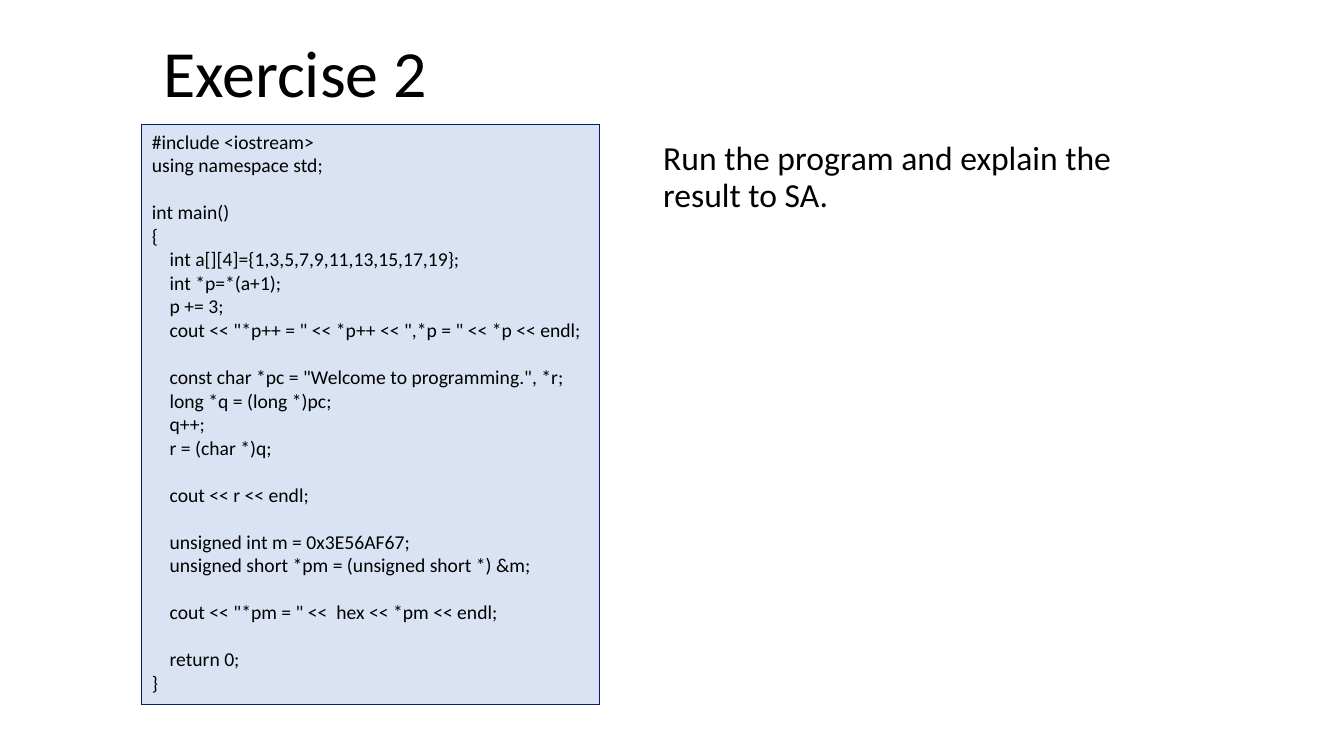
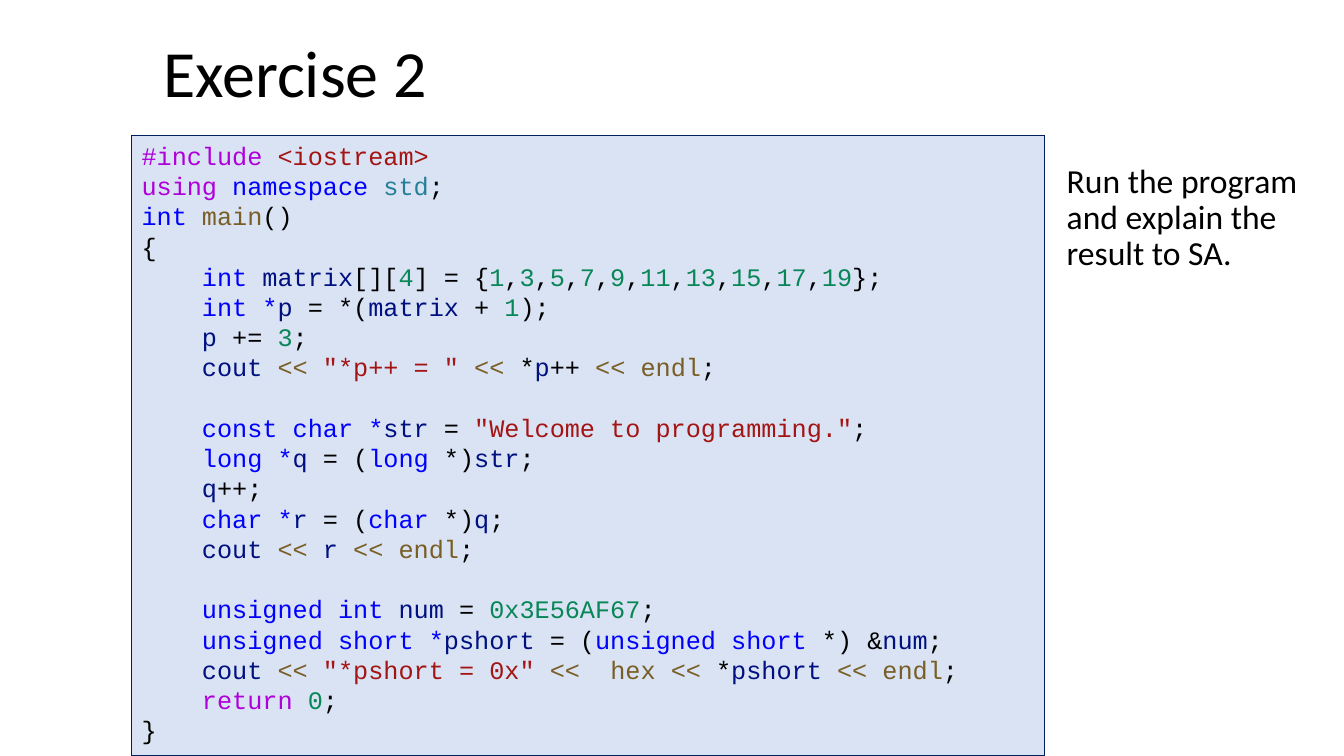
Before and after one commit to ShiqiYu/CPP, a slide deck: slide 17 of week05/Lab05.pptx. Drawn at 1344x756 pixels with LibreOffice and Linux fonts; fonts in the diff are those of the drawing; background and template pictures are left out. Boxes give left, top, right and bottom in pixels: in the first picture for what was removed or moved away, otherwise in the second. Text is boxed around its words. In the diff, an @@ line names an element or a change of style, - is before the commit and + after.

```diff
--- a/week05/Lab05.pptx
+++ b/week05/Lab05.pptx
@@ rectangle "#include <iostream>": place and size @@
-rectangle "#include <iostream>" at (142, 125, 600, 706)
+rectangle "#include <iostream>" at (132, 135, 1046, 756)
@@ text in rectangle at (142, 146, 475, 714): size 14 to 18 pt, font Calibri to Courier New in "#include <iostream>", "using namespace std;", "int main()", "{" and 5 more places; text colour #000000 to #AF00DB in "#include", "using", "return"; text colour #000000 to #A31515 in "<iostream>"; text colour #000000 to #0000FF in "namespace", "int"; text colour #000000 to #267F99 in "std;"; text colour #000000 to #795E26 in "main()", "<< << endl;"; text colour #000000 to #001080 in "p", "q++;", "cout r"; text colour #000000 to #098658 in "3;", "0;" @@
@@ text "Run the program and explain ..." rewrapped from (663, 146, 1111, 208) to (1067, 169, 1297, 266) @@
@@ text in rectangle at (202, 267, 882, 322): text changed; size 14 to 18 pt; font Calibri to Courier New @@
-int a[][4]={1,3,5,7,9,11,13,15,17,19};
-int *p=*(a+1);
+int matrix[][4] = {1,3,5,7,9,11,13,15,17,19};
+int *p = *(matrix + 1);
@@ text in rectangle at (202, 358, 868, 473): text changed; size 14 to 18 pt; font Calibri to Courier New; text colour #000000 to #A31515 @@
-cout << "*p++ = " << *p++ << ",*p = " << *p << endl;
-const char *pc = "Welcome to programming.", *r;
-long *q = (long *)pc;
+cout << "*p++ = " << *p++ << endl;
+const char *str = "Welcome to programming.";
+long *q = (long *)str;
@@ text in rectangle at (202, 509, 504, 534): text changed; size 14 to 18 pt; font Calibri to Courier New; text colour #000000 to #0000FF @@
-r = (char *)q;
+char *r = (char *)q;
@@ text in rectangle at (202, 600, 958, 685): text changed; size 14 to 18 pt; font Calibri to Courier New; text colour #000000 to #0000FF @@
-unsigned int m = 0x3E56AF67;
-unsigned short *pm = (unsigned short *) &m;
-cout << "*pm = " << hex << *pm << endl;
+unsigned int num = 0x3E56AF67;
+unsigned short *pshort = (unsigned short *) &num;
+cout << "*pshort = 0x" << hex << *pshort << endl;
```
Also in this commit, not shown: 2 other slides changed, 1 other file.
